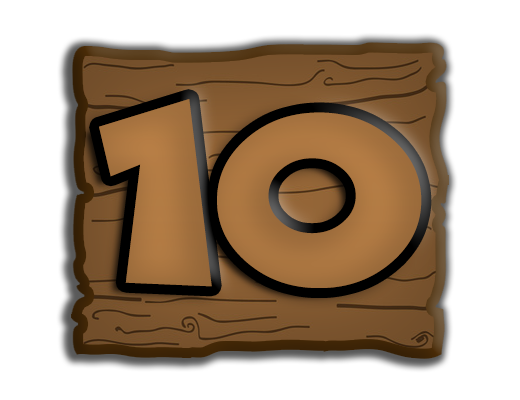
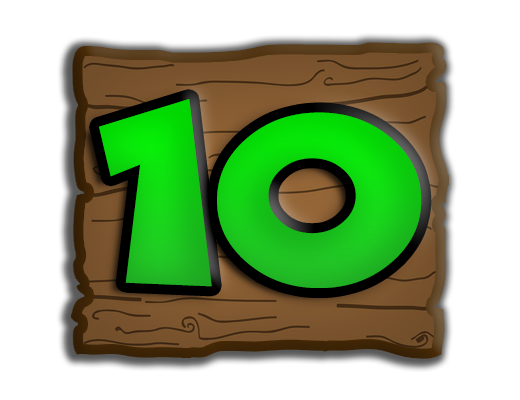
The second 520 x 400 image is a revision of the first. Changes to its layers:
pixels changed over [99, 99, 422, 288] (layer not identified)
